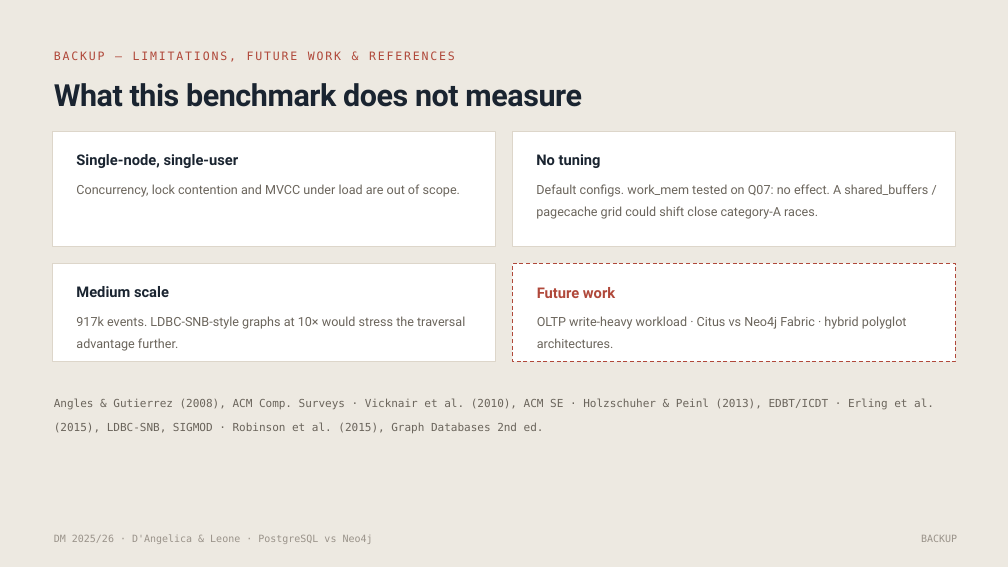
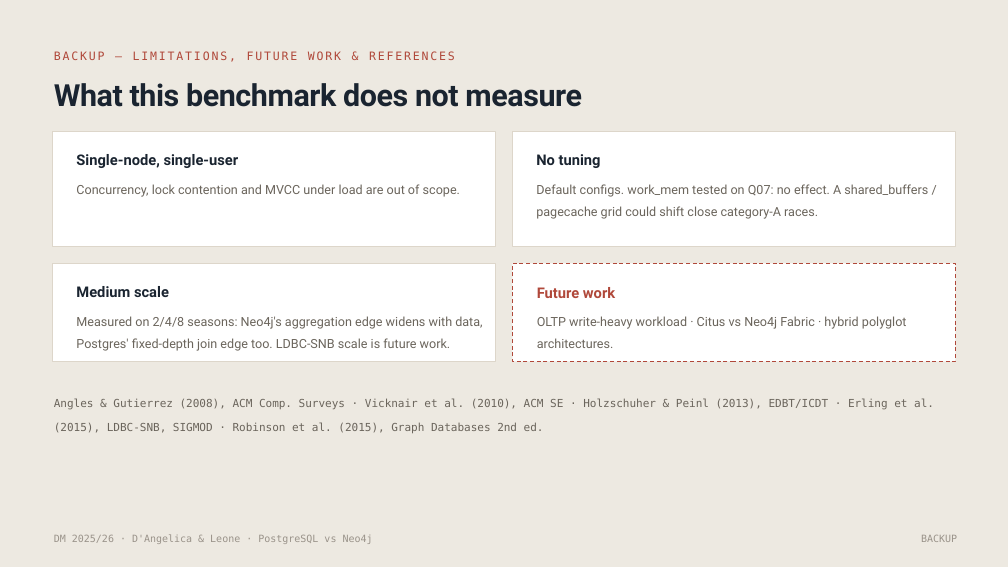
Before and after one commit to g1up3/DM-Project-2026, a slide deck: slide 18 of PostgreSQL_vs_Neo4j_DAngelica_Leone.pptx. Drawn at 1008x567 pixels with LibreOffice and Linux fonts; fonts in the diff are those of the drawing. Boxes give left, top, right and bottom in pixels: in the first picture for what was removed or moved away, otherwise in the second. Text is boxed around its words. In the diff, an @@ line names an element or a change of style, - is before the commit and + after.

```diff
--- a/PostgreSQL_vs_Neo4j_DAngelica_Leone.pptx
+++ b/PostgreSQL_vs_Neo4j_DAngelica_Leone.pptx
@@ text at <box>76,316,482,351</box>: text changed @@
-917k events. LDBC-SNB-style graphs at 10× would stress the traversal advantage further.
+Measured on 2/4/8 seasons: Neo4j's aggregation edge widens with data, Postgres' fixed-depth join edge too. LDBC-SNB scale is future work.
```
Also in this commit, not shown: 8 other slides changed.
